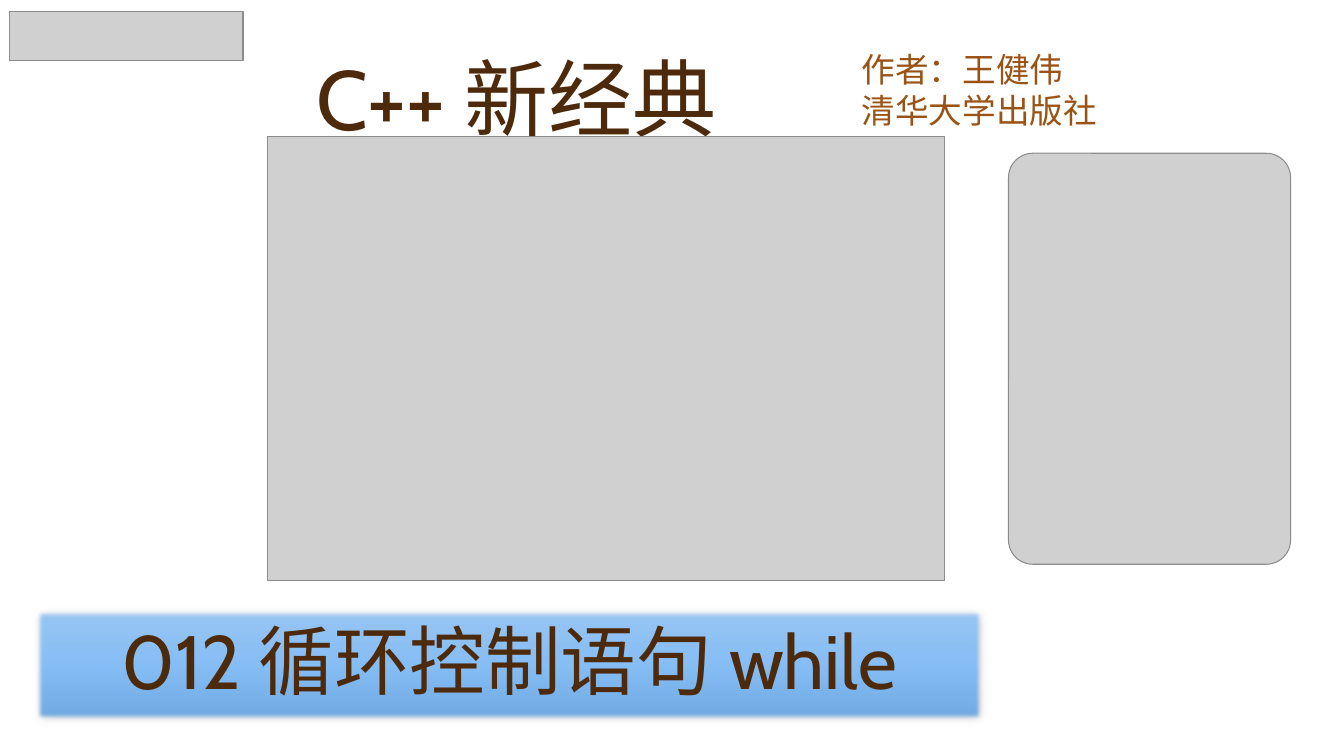
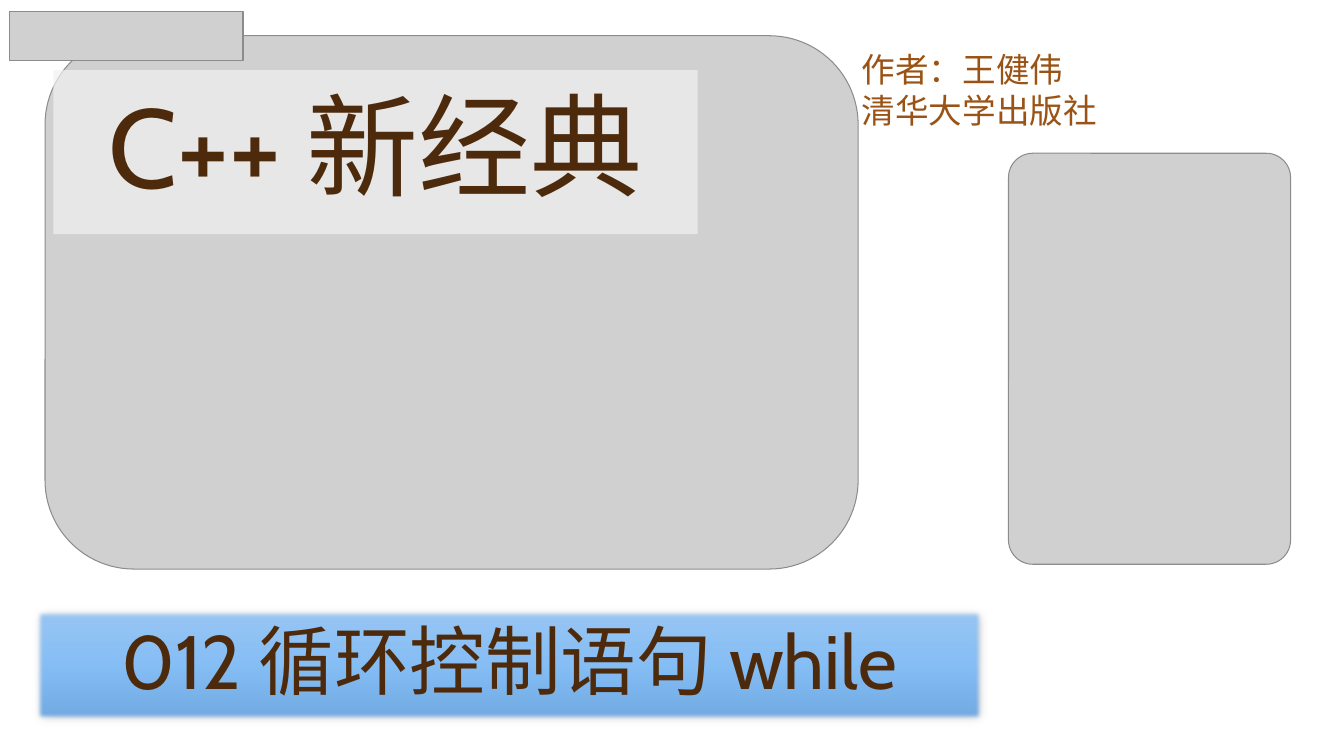
Before and after one commit to yasenstar/learn_cpp, a slide deck: slide 12 of cpp_new/C++ 新经典.pptx. Drawn at 1344x756 pixels with LibreOffice and Linux fonts; fonts in the diff are those of the drawing; grey boxes stand for pictures; background and template pictures are left out. Boxes give left, top, right and bottom in pixels: in the first picture for what was removed or moved away, otherwise in the second. Text is boxed around its words. In the diff, an @@ line names an element or a change of style, - is before the commit and + after.

```diff
--- a/cpp_new/C++ 新经典.pptx
+++ b/cpp_new/C++ 新经典.pptx
@@ picture: place and size @@
-picture at [267, 137, 944, 581]
+picture at [45, 35, 859, 569]
@@ title "C++ 新经典": place and size @@
-title "C++ 新经典" at [316, 59, 717, 151]
+title "C++ 新经典" at [53, 70, 698, 234]
@@ title "C++ 新经典" at [53, 70, 698, 234]: size 60 to 80 pt; alignment left to centre; vertical alignment bottom to middle; fill none to #F2F2F2 at 70% opacity @@
```
Also in this commit, not shown: 7 other slides changed.
